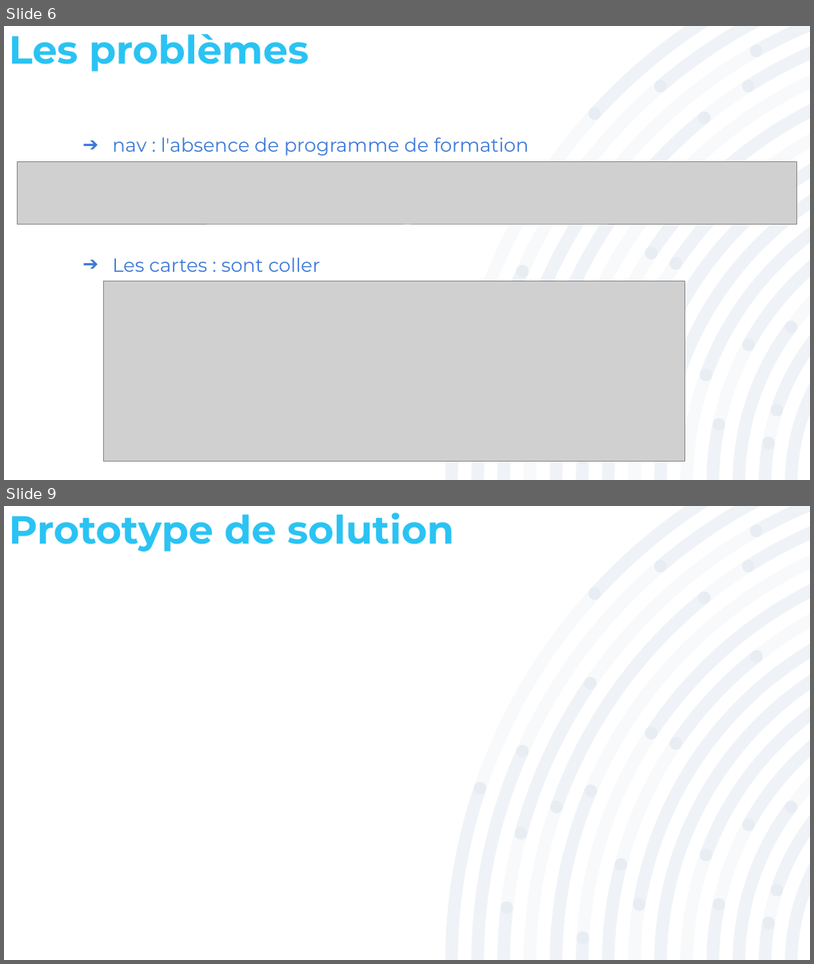
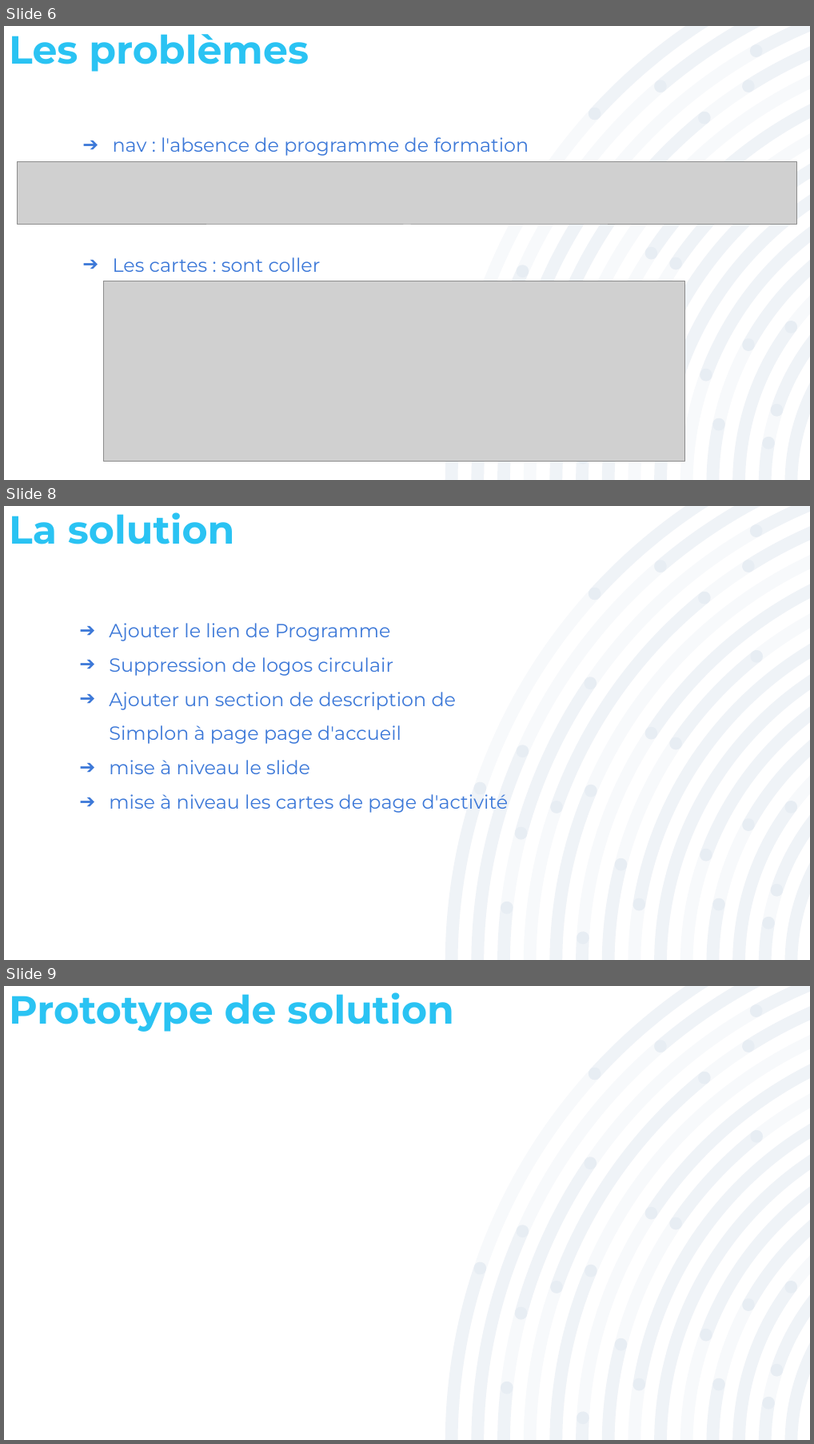
Before and after one commit to CHAHBAR-SOUFIANE/Projet_5_Mise-niveau_solicode.co, a slide deck: Présentation/Projet_5.pptx. Shown one above the other, each under a label of ours: slides 6 and 9 before the commit, slides 6, 8 and 9 after it; the slides between them are not shown. The pictures are 814x964 and 814x1444 pixels, drawn with LibreOffice and Linux fonts; fonts in the diff are those of the drawing; grey boxes stand for pictures. Boxes give left, top, right and bottom in pixels: in the first picture for what was removed or moved away, otherwise in the second. Text is boxed around its words. In the diff, an @@ line names an element or a change of style, - is before the commit and + after.

```diff
--- a/Présentation/Projet_5.pptx
+++ b/Présentation/Projet_5.pptx
@@ slide 8 added at (x1=4, y1=506, x2=810, y2=960), background #FFFFFF; not listed: 3 template elements that a slide beside it also shows @@
@@ title added at (x1=9, y1=512, x2=235, y2=544), 35 pt, text #2AC3F3, bold @@
+La solution
@@ text added at (x1=109, y1=623, x2=509, y2=812), 17 pt, text #3C78D8 @@
+➔ Ajouter le lien de Programme
+➔ Suppression de logos circulair
+➔ Ajouter un section de description de Simplon à page page d'accueil
+➔ mise à niveau le slide
+➔ mise à niveau les cartes de page d'activité
```
Also in this commit, not shown: 1 slide changed, 1 slide removed.
